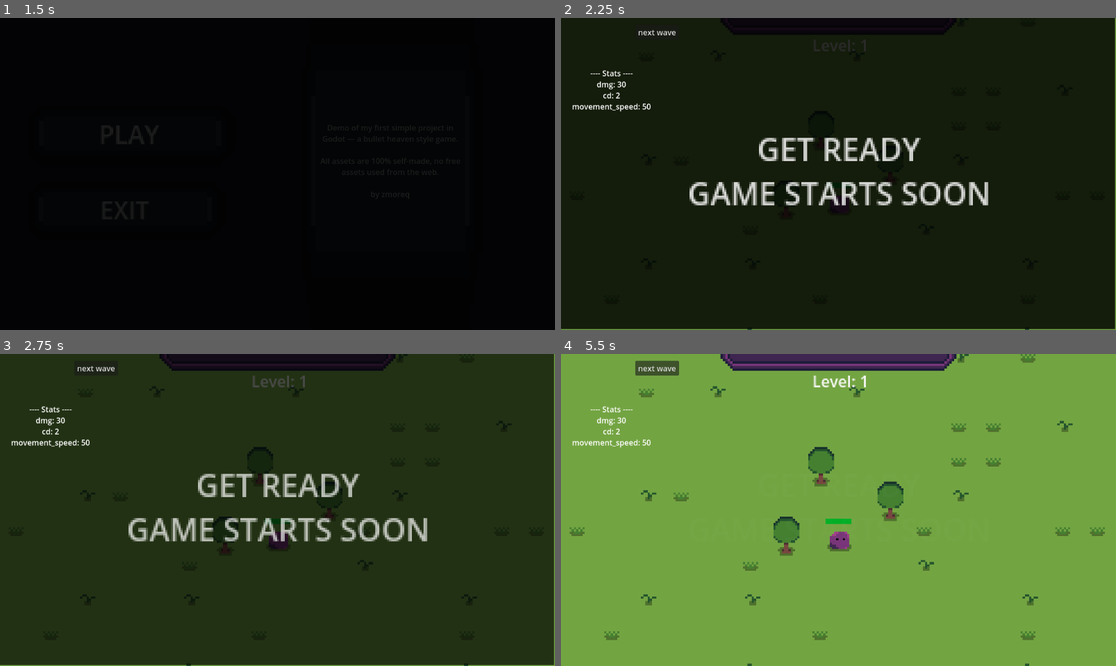
Above: before the commit, frames 1-4 (two rows, left to right).
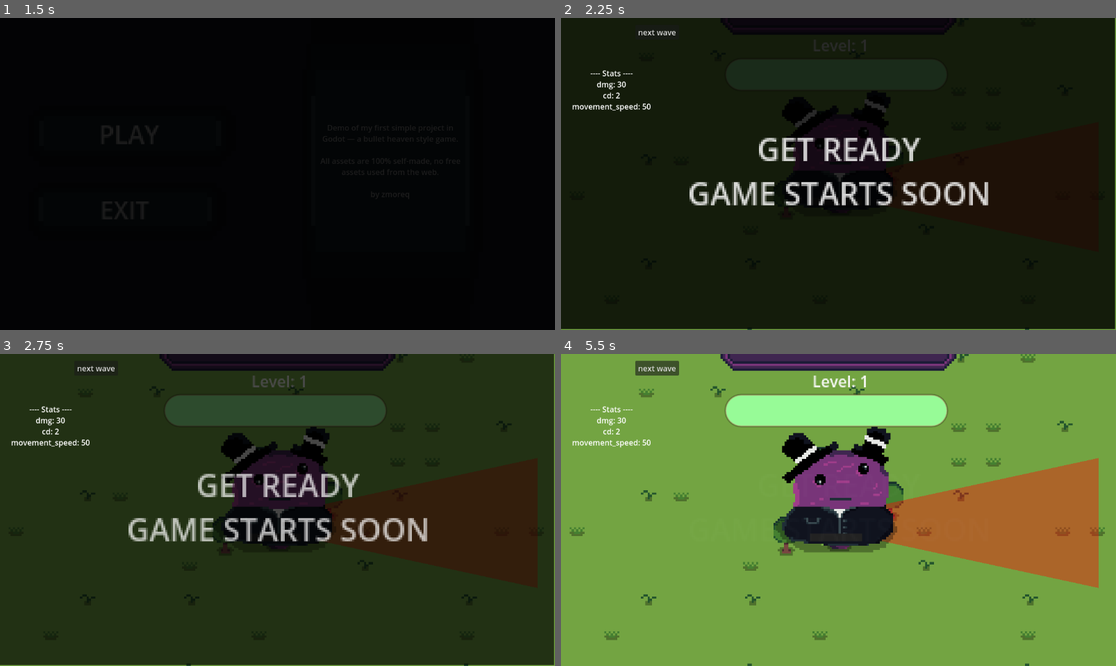
Above: after the commit, the same moments.

Repository: zmoreq/MiniProjectGodot-1-
Game: Godot game, scene res://scenes/menu.tscn
Two runs of this game, one before a commit and one after it. Both use one fixed random seed, a clock stepped at 60 frames per second and the inputs below.
Inputs (mouse positions are in pixels of both pictures, inside the frame that each line leads up to):
- Up to frame 1 (1.5 s): click "PLAY" at 0.5 s; click "PLAY" at 1.25 s
- Up to frame 2 (2.25 s): tap Enter at 2 s; move the mouse to (960, 158) at 2.02 s; hold D (move_right) from 2.03 s (still down); tap Space (attack) at 2.1 s
- Up to frame 3 (2.75 s): keep holding D (move_right)
- Up to frame 4 (5.5 s): tap Space (attack) at 2.75, 2.85, 3.6, 4.25, 4.35, 5.1 s; move the mouse to (727, 525) at 2.77 s; release D (move_right) at 2.78 s; hold S (move_down) 2.78-3.53 s; tap Enter at 3.5, 5 s; move the mouse to (894, 441) at 3.52 s; hold D (move_right) 3.53-4.28 s; move the mouse to (810, 572) at 4.27 s; hold W (move_up) 4.28-5.03 s; move the mouse to (1005, 556) at 5.02 s; hold A (move_left) from 5.03 s (still down)

Frame 1 is identical in both runs. In frame 2, 2.0% of the frame differs, in the area x 39-60%, y 23-62%; in frame 3, 8.2%; in frame 4, 21%, in the area x 29-97%, y 12-76%.

Commit message:
Added first miniboss attack

Diff:
--- a/scenes/enemy_boss.tscn
+++ b/scenes/enemy_boss.tscn
@@ -65,20 +65,28 @@
 corner_radius_bottom_right = 30
 corner_radius_bottom_left = 30
 
-[node name="MiniBoss" type="CharacterBody2D"]
+[sub_resource type="StyleBoxFlat" id="StyleBoxFlat_lq6pu"]
+bg_color = Color(0.136826, 0.136826, 0.136826, 1)
+
+[sub_resource type="StyleBoxFlat" id="StyleBoxFlat_bdlgx"]
+bg_color = Color(0, 0.705882, 0.317647, 1)
+
+[node name="MiniBoss" type="CharacterBody2D" groups=["Enemy"]]
 script = ExtResource("1_xu5hf")
 
-[node name="Area2D" type="Area2D" parent="."]
+[node name="Attack Area" type="Area2D" parent="."]
 position = Vector2(1, 15)
 
-[node name="CollisionPolygon2D" type="CollisionPolygon2D" parent="Area2D"]
-visible = false
+[node name="CollisionPolygon2D" type="CollisionPolygon2D" parent="Attack Area"]
 polygon = PackedVector2Array(-8.58307e-06, 4, 1.14441e-05, -5, 120, -30, 120, 30)
 
-[node name="Polygon2D" type="Polygon2D" parent="Area2D"]
+[node name="Polygon2D" type="Polygon2D" parent="Attack Area"]
 color = Color(1, 0.0392157, 0.027451, 0.415686)
 polygon = PackedVector2Array(-8.58307e-06, 4, 9.53674e-06, -4, 120, -30, 120, 30)
 uv = PackedVector2Array(-24.1644, -35.8167, 547.78, -135.642, 560.749, 139.294)
+
+[node name="Attack 1 Timer" type="Timer" parent="Attack Area"]
+wait_time = 1.5
 
 [node name="AnimatedSprite2D" type="AnimatedSprite2D" parent="."]
 sprite_frames = SubResource("SpriteFrames_1ofvn")
@@ -101,3 +109,22 @@
 value = 66.0
 show_percentage = false
 metadata/_edit_use_anchors_ = true
+
+[node name="Cast Bar" type="ProgressBar" parent="."]
+offset_left = -12.0
+offset_top = 20.0
+offset_right = 180.0
+offset_bottom = 47.0
+scale = Vector2(0.125, 0.125)
+theme_override_styles/background = SubResource("StyleBoxFlat_lq6pu")
+theme_override_styles/fill = SubResource("StyleBoxFlat_bdlgx")
+show_percentage = false
+
+[node name="Global Cooldown Timer" type="Timer" parent="."]
+wait_time = 5.0
+autostart = true
+
+[connection signal="body_entered" from="Attack Area" to="." method="_on_attack_area_body_entered"]
+[connection signal="body_exited" from="Attack Area" to="." method="_on_attack_area_body_exited"]
+[connection signal="timeout" from="Attack Area/Attack 1 Timer" to="." method="_on_attack_1_timer_timeout"]
+[connection signal="timeout" from="Global Cooldown Timer" to="." method="_on_global_cooldown_timer_timeout"]
--- a/scenes/game.tscn
+++ b/scenes/game.tscn
@@ -8,6 +8,7 @@
 [ext_resource type="Texture2D" uid="uid://cdk6jlqifo57s" path="res://sprites/level-bar-progress.png" id="6_400sg"]
 [ext_resource type="Script" uid="uid://chgpfk08uqsqa" path="res://scripts/managers/level_manager.gd" id="7_400sg"]
 [ext_resource type="Script" uid="uid://caq4gg3abouij" path="res://scripts/managers/enemy_manager.gd" id="8_gee14"]
+[ext_resource type="PackedScene" uid="uid://bvobcq4mvd2f7" path="res://scenes/enemy_boss.tscn" id="9_g4kob"]
 
 [sub_resource type="TileSetAtlasSource" id="TileSetAtlasSource_400sg"]
 texture = ExtResource("2_cpr0p")
@@ -250,9 +251,14 @@
 
 [node name="Enemy Manager" type="Node2D" parent="."]
 script = ExtResource("8_gee14")
+enabled = false
 
 [node name="Wave Timer" type="Timer" parent="Enemy Manager"]
 wait_time = 2.0
+
+[node name="MiniBoss" parent="." instance=ExtResource("9_g4kob")]
+position = Vector2(129, 73)
+collision_mask = 2
 
 [connection signal="died" from="Player" to="." method="_on_player_died"]
 [connection signal="pressed" from="UI/debug button" to="UI/debug button" method="_on_pressed"]
--- a/scripts/enemy/miniboss.gd
+++ b/scripts/enemy/miniboss.gd
@@ -2,7 +2,15 @@
 class_name MiniBoss
 
 @onready var health_bar: ProgressBar = $"Health Bar"
+@onready var game_node = get_tree().get_root().get_node("Game")
+@onready var player : CharacterBody2D = game_node.get_node("Player")
 @onready var animated_sprite_2d: AnimatedSprite2D = $AnimatedSprite2D
+
+@onready var attack_area: Area2D = $"Attack Area"
+@onready var global_cooldown_timer: Timer = $"Global Cooldown Timer"
+@onready var attack_1_timer: Timer = $"Attack Area/Attack 1 Timer"
+@onready var cast_bar: ProgressBar = $"Cast Bar"
+
 signal boss_died
 
 @export var stats = {
@@ -11,18 +19,22 @@
 	"max_health" : 500.0
 }
 
+var rotation_to_player
 var is_alive : bool = true
+var swap_attack : bool = false
+var player_in_area : bool = false
 
 func _ready() -> void:
 	update_health()
 
 func _physics_process(delta: float) -> void:
-	if is_alive:
-		move_and_slide()
+	pass
 
 func _process(delta: float) -> void:
-	pass
-
+	if attack_1_timer.time_left > 0:
+		cast_bar.value = (attack_1_timer.wait_time - attack_1_timer.time_left) / attack_1_timer.wait_time * cast_bar.max_value
+	else:
+		cast_bar.value = 0
 func update_health():
 	health_bar.value = stats["health"] * health_bar.max_value / stats["max_health"]
 	if stats["health"] <= 0:
@@ -32,6 +44,33 @@
 	stats["health"] -= amount
 	update_health()
 
+func _cast_area_attack():
+	var direction_to_player = player.global_position - global_position
+	rotation_to_player = direction_to_player.angle()
+	attack_area.rotation = rotation_to_player
+	attack_1_timer.start()
+
 func die():
 	is_alive = false
 	emit_signal("boss_died")
+
+
+func _on_global_cooldown_timer_timeout() -> void:
+	if !swap_attack:
+		_cast_area_attack()
+	elif swap_attack:
+		pass
+
+
+func _on_attack_1_timer_timeout() -> void:
+	if player_in_area:
+		player.take_damage(stats["damage"])
+	attack_1_timer.stop()
+	#swap_attack = true
+
+func _on_attack_area_body_entered(body: Node2D) -> void:
+	player_in_area = true
+
+
+func _on_attack_area_body_exited(body: Node2D) -> void:
+	player_in_area = false
--- a/scripts/managers/enemy_manager.gd
+++ b/scripts/managers/enemy_manager.gd
@@ -5,6 +5,7 @@
 @onready var wave_timer: Timer = $"Wave Timer"
 @onready var current_wave = 1
 @onready var level_manager: Node2D = $"../Level Manager"
+@export var enabled : bool = true
 
 var current_enemy_count = 0
 var wave_is_alive = true
@@ -35,9 +36,10 @@
 
 # Called when the node enters the scene tree for the first time.
 func _ready() -> void:
-	var spawn_rate = waves[current_wave]["spawn_rate"]
-	wave_timer.wait_time = spawn_rate
-	wave_timer.start()
+	if enabled:
+		var spawn_rate = waves[current_wave]["spawn_rate"]
+		wave_timer.wait_time = spawn_rate
+		wave_timer.start()
 
 # Called every frame. 'delta' is the elapsed time since the previous frame.
 func _process(delta: float) -> void:
Not shown: 1 places in scenes/enemy_boss.tscn that only renumber resources
Not shown: 1 places in scenes/game.tscn that only renumber resources
